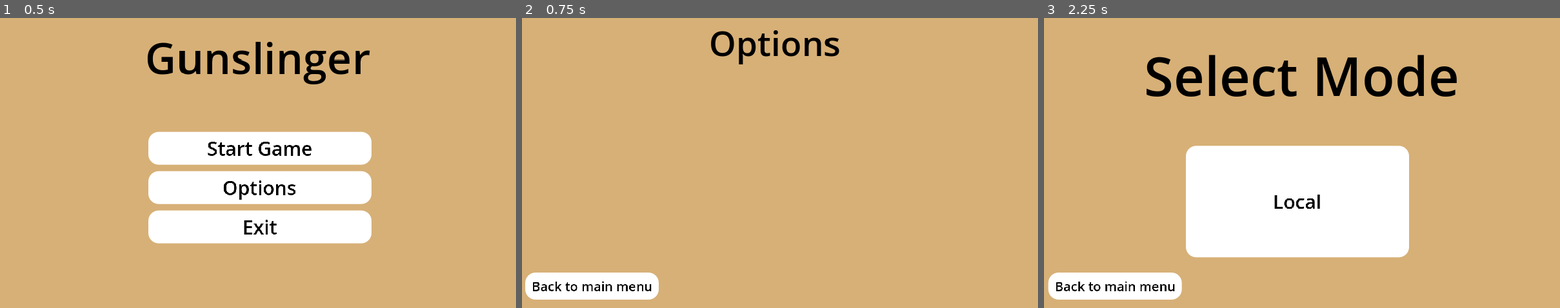
Above: before the commit, frames 1-3 (left to right).
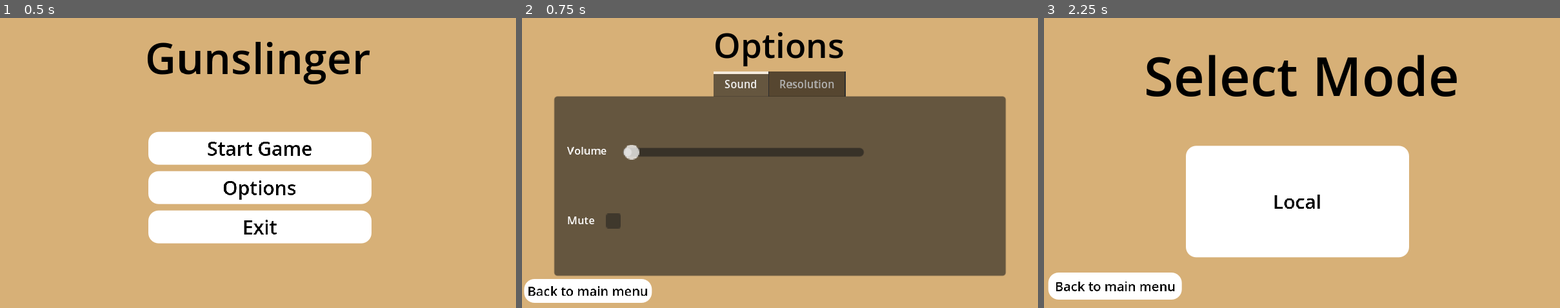
Above: after the commit, the same moments.

Repository: CodingMan275/gunslinger
Game: Godot game, scene res://main_menu/main_menu.tscn
Same seed, same stepped clock (60 frames per second), same inputs: the game is played once before the commit and once after it. The engine's default icon, where the game draws it, is replaced by a stand-in: a white triangle on a blue panel in a dark square.
Inputs:
- Up to frame 1 (0.5 s): no input
- Up to frame 2 (0.75 s): click "Options" at 0.5 s
- Up to frame 3 (2.25 s): click "Back to main menu" at 1.25 s; click "Start Game" at 2 s

Frame 1 is identical in both runs. In frame 2, 59% of the frame differs, in the area x 0-94%, y 4-99%; in frame 3, nothing differs.

Commit message:
Updated option screen & Background music

Diff:
--- a/main_menu/main_menu.tscn
+++ b/main_menu/main_menu.tscn
@@ -1,6 +1,7 @@
-[gd_scene load_steps=7 format=3 uid="uid://pblyho6utls1"]
+[gd_scene load_steps=8 format=3 uid="uid://pblyho6utls1"]
 
 [ext_resource type="Script" path="res://main_menu/main_menu.gd" id="1_a30og"]
+[ext_resource type="AudioStream" uid="uid://73gync2ngicf" path="res://main_menu/GunSlinger Menu.mp3" id="2_ret15"]
 
 [sub_resource type="StyleBoxFlat" id="StyleBoxFlat_tfxyd"]
 bg_color = Color(0.841237, 0.6895, 0.46809, 1)
@@ -123,6 +124,11 @@
 horizontal_alignment = 1
 vertical_alignment = 1
 
+[node name="AudioStreamPlayer" type="AudioStreamPlayer" parent="."]
+stream = ExtResource("2_ret15")
+volume_db = -20.0
+autoplay = true
+
 [connection signal="pressed" from="VBoxContainer/Start Button" to="." method="_on_start_button_pressed"]
 [connection signal="pressed" from="VBoxContainer/Options Button" to="." method="_on_options_button_pressed"]
 [connection signal="pressed" from="VBoxContainer/Exit Button" to="." method="_on_exit_button_pressed"]
--- a/main_menu/mode_selection_screen.tscn
+++ b/main_menu/mode_selection_screen.tscn
@@ -1,7 +1,8 @@
-[gd_scene load_steps=8 format=3 uid="uid://bcaeblbfexkia"]
+[gd_scene load_steps=9 format=3 uid="uid://bcaeblbfexkia"]
 
 [ext_resource type="Script" path="res://main_menu/mode_selection_screen.gd" id="1_1je3l"]
 [ext_resource type="PackedScene" uid="uid://cebcnc652bypc" path="res://main_menu/main_menu_back_button.tscn" id="2_8og0i"]
+[ext_resource type="AudioStream" uid="uid://73gync2ngicf" path="res://main_menu/GunSlinger Menu.mp3" id="3_w1s3b"]
 
 [sub_resource type="StyleBoxFlat" id="StyleBoxFlat_n660j"]
 bg_color = Color(0.841237, 0.6895, 0.46809, 1)
@@ -119,5 +120,10 @@
 offset_bottom = 279.0
 scale = Vector2(0.6, 0.6)
 
+[node name="AudioStreamPlayer" type="AudioStreamPlayer" parent="."]
+stream = ExtResource("3_w1s3b")
+volume_db = -20.0
+autoplay = true
+
 [connection signal="pressed" from="VBoxContainer/Local Button" to="." method="_on_local_button_pressed"]
 [connection signal="pressed" from="VBoxContainer/Online Button" to="." method="_on_online_button_pressed"]
--- a/main_menu/options_menu.tscn
+++ b/main_menu/options_menu.tscn
@@ -1,7 +1,9 @@
-[gd_scene load_steps=4 format=3 uid="uid://d0ncmr5j7hrug"]
+[gd_scene load_steps=6 format=3 uid="uid://d0ncmr5j7hrug"]
 
 [ext_resource type="PackedScene" uid="uid://cebcnc652bypc" path="res://main_menu/main_menu_back_button.tscn" id="1_iekfw"]
+[ext_resource type="PackedScene" uid="uid://dx8bf3sg52wqi" path="res://main_menu/options_tab_container.tscn" id="1_pldix"]
 [ext_resource type="PackedScene" uid="uid://hj83ai4o2o5m" path="res://debug_screen/Back_to_Debug_Menu.tscn" id="2_no4dn"]
+[ext_resource type="AudioStream" uid="uid://73gync2ngicf" path="res://main_menu/GunSlinger Menu.mp3" id="3_uqikf"]
 
 [sub_resource type="StyleBoxFlat" id="StyleBoxFlat_epbcj"]
 bg_color = Color(0.841237, 0.6895, 0.46809, 1)
@@ -25,22 +27,37 @@
 
 [node name="Label" type="Label" parent="."]
 layout_mode = 2
-offset_left = 155.0
-offset_top = 1.0
-offset_right = 317.0
-offset_bottom = 46.0
+offset_left = 12.0
+offset_top = 3.0
+offset_right = 468.0
+offset_bottom = 48.0
 theme_override_colors/font_color = Color(0, 0, 0, 1)
 theme_override_font_sizes/font_size = 32
 text = "Options"
 horizontal_alignment = 1
 vertical_alignment = 1
 
+[node name="MarginContainer" type="MarginContainer" parent="."]
+layout_mode = 1
+anchors_preset = 15
+anchor_right = 1.0
+anchor_bottom = 1.0
+grow_horizontal = 2
+grow_vertical = 2
+
+[node name="VBoxContainer" type="VBoxContainer" parent="MarginContainer"]
+layout_mode = 2
+
+[node name="OptionsTabContainer" parent="MarginContainer/VBoxContainer" instance=ExtResource("1_pldix")]
+layout_mode = 2
+size_flags_vertical = 3
+
 [node name="Main Menu Back Button" parent="." instance=ExtResource("1_iekfw")]
 layout_mode = 0
-offset_left = 3.0
-offset_top = 237.0
-offset_right = 210.0
-offset_bottom = 279.0
+offset_left = 2.0
+offset_top = 243.0
+offset_right = 200.0
+offset_bottom = 280.0
 scale = Vector2(0.6, 0.6)
 
 [node name="BackToDebugMenu" parent="." instance=ExtResource("2_no4dn")]
@@ -50,3 +67,8 @@
 offset_top = 230.0
 offset_right = -6.0
 offset_bottom = -5.0
+
+[node name="AudioStreamPlayer" type="AudioStreamPlayer" parent="."]
+stream = ExtResource("3_uqikf")
+volume_db = -20.0
+autoplay = true
--- /dev/null
+++ b/main_menu/options_tab_container.gd
@@ -0,0 +1,20 @@
+extends Control
+
+
+
+func _on_h_slider_value_changed(value):
+	AudioServer.set_bus_volume_db(0,value/5)
+
+
+func _on_check_box_toggled(toggled_on):
+	AudioServer.set_bus_mute(0,toggled_on)
+
+
+
+
+func _on_1280_x_720_resolution_button_pressed():
+	DisplayServer.window_set_size(Vector2i(1280,720))
+
+
+func _on_1920_x_1080_resolution_button_2_pressed():
+	DisplayServer.window_set_size(Vector2i(1920,1080))
--- /dev/null
+++ b/main_menu/options_tab_container.tscn
@@ -0,0 +1,151 @@
+[gd_scene load_steps=6 format=3 uid="uid://dx8bf3sg52wqi"]
+
+[ext_resource type="Script" path="res://main_menu/options_tab_container.gd" id="1_ebxan"]
+
+[sub_resource type="StyleBoxEmpty" id="StyleBoxEmpty_svled"]
+
+[sub_resource type="StyleBoxFlat" id="StyleBoxFlat_2xn5o"]
+bg_color = Color(0.621524, 0.621524, 0.621524, 1)
+corner_radius_top_left = 16
+corner_radius_top_right = 16
+corner_radius_bottom_right = 16
+corner_radius_bottom_left = 16
+
+[sub_resource type="StyleBoxFlat" id="StyleBoxFlat_ubcl5"]
+bg_color = Color(0.621524, 0.621524, 0.621524, 1)
+corner_radius_top_left = 16
+corner_radius_top_right = 16
+corner_radius_bottom_right = 16
+corner_radius_bottom_left = 16
+
+[sub_resource type="StyleBoxFlat" id="StyleBoxFlat_jhamk"]
+bg_color = Color(1, 1, 1, 1)
+corner_radius_top_left = 16
+corner_radius_top_right = 16
+corner_radius_bottom_right = 16
+corner_radius_bottom_left = 16
+
+[node name="OptionsTabContainer" type="Control"]
+layout_mode = 3
+anchors_preset = 15
+anchor_right = 1.0
+anchor_bottom = 1.0
+grow_horizontal = 2
+grow_vertical = 2
+script = ExtResource("1_ebxan")
+
+[node name="TabContainer" type="TabContainer" parent="."]
+layout_mode = 1
+anchors_preset = -1
+anchor_right = 1.0
+anchor_bottom = 1.0
+offset_left = 30.0
+offset_top = 50.0
+offset_right = -30.0
+offset_bottom = -30.0
+grow_horizontal = 2
+grow_vertical = 2
+theme_override_font_sizes/font_size = 10
+tab_alignment = 1
+current_tab = 1
+
+[node name="Sound" type="TabBar" parent="TabContainer"]
+visible = false
+layout_mode = 2
+metadata/_tab_index = 0
+
+[node name="MarginContainer" type="MarginContainer" parent="TabContainer/Sound"]
+layout_mode = 1
+anchors_preset = 15
+anchor_right = 1.0
+anchor_bottom = 1.0
+grow_horizontal = 2
+grow_vertical = 2
+theme_override_constants/margin_left = 12
+theme_override_constants/margin_top = 12
+theme_override_constants/margin_right = 12
+theme_override_constants/margin_bottom = 12
+
+[node name="VBoxContainer" type="VBoxContainer" parent="TabContainer/Sound/MarginContainer"]
+layout_mode = 2
+theme_override_constants/separation = 50
+alignment = 1
+
+[node name="Volume" type="Label" parent="TabContainer/Sound/MarginContainer/VBoxContainer"]
+layout_mode = 2
+theme_override_font_sizes/font_size = 10
+text = "Volume"
+
+[node name="HSlider" type="HSlider" parent="TabContainer/Sound/MarginContainer/VBoxContainer/Volume"]
+layout_mode = 0
+offset_left = 52.0
+offset_top = 1.0
+offset_right = 276.0
+offset_bottom = 17.0
+
+[node name="Mute" type="Label" parent="TabContainer/Sound/MarginContainer/VBoxContainer"]
+layout_mode = 2
+theme_override_font_sizes/font_size = 10
+text = "Mute
+"
+
+[node name="CheckBox" type="CheckBox" parent="TabContainer/Sound/MarginContainer/VBoxContainer/Mute"]
+layout_mode = 0
+offset_left = 31.0
+offset_top = -4.0
+offset_right = 55.0
+offset_bottom = 20.0
+
+[node name="Resolution" type="TabBar" parent="TabContainer"]
+layout_mode = 2
+metadata/_tab_index = 1
+
+[node name="MarginContainer" type="MarginContainer" parent="TabContainer/Resolution"]
+layout_mode = 1
+anchors_preset = 15
+anchor_right = 1.0
+anchor_bottom = 1.0
+grow_horizontal = 2
+grow_vertical = 2
+theme_override_constants/margin_left = 12
+theme_override_constants/margin_top = 12
+theme_override_constants/margin_right = 12
+theme_override_constants/margin_bottom = 12
+
+[node name="VBoxContainer" type="VBoxContainer" parent="TabContainer/Resolution/MarginContainer"]
+layout_mode = 2
+theme_override_constants/separation = 40
+alignment = 1
+
+[node name="1280x720 Resolution Button" type="Button" parent="TabContainer/Resolution/MarginContainer/VBoxContainer"]
+layout_mode = 2
+size_flags_vertical = 3
+theme_override_colors/font_hover_color = Color(0, 0, 0, 1)
+theme_override_colors/font_pressed_color = Color(0, 0, 0, 1)
+theme_override_colors/font_focus_color = Color(0, 0, 0, 1)
+theme_override_colors/font_color = Color(0, 0, 0, 1)
+theme_override_font_sizes/font_size = 20
+theme_override_styles/focus = SubResource("StyleBoxEmpty_svled")
+theme_override_styles/hover = SubResource("StyleBoxFlat_2xn5o")
+theme_override_styles/pressed = SubResource("StyleBoxFlat_ubcl5")
+theme_override_styles/normal = SubResource("StyleBoxFlat_jhamk")
+text = "1280 x 720"
+
+[node name="1920x1080 Resolution Button2" type="Button" parent="TabContainer/Resolution/MarginContainer/VBoxContainer"]
+layout_mode = 2
+size_flags_vertical = 3
+theme_override_colors/font_hover_color = Color(0, 0, 0, 1)
+theme_override_colors/font_pressed_color = Color(0, 0, 0, 1)
+theme_override_colors/font_focus_color = Color(0, 0, 0, 1)
+theme_override_colors/font_color = Color(0, 0, 0, 1)
+theme_override_font_sizes/font_size = 20
+theme_override_styles/focus = SubResource("StyleBoxEmpty_svled")
+theme_override_styles/hover = SubResource("StyleBoxFlat_2xn5o")
+theme_override_styles/pressed = SubResource("StyleBoxFlat_ubcl5")
+theme_override_styles/normal = SubResource("StyleBoxFlat_jhamk")
+text = "1920 x 1080"
+
+[connection signal="value_changed" from="TabContainer/Sound/MarginContainer/VBoxContainer/Volume/HSlider" to="." method="_on_h_slider_value_changed"]
+[connection signal="toggled" from="TabContainer/Sound/MarginContainer/VBoxContainer/Mute/CheckBox" to="." method="_on_check_box_toggled"]
+[connection signal="pressed" from="TabContainer/Resolution/MarginContainer/VBoxContainer/1280x720 Resolution Button" to="." method="_on_1280_x_720_resolution_button_pressed"]
+[connection signal="pressed" from="TabContainer/Resolution/MarginContainer/VBoxContainer/1920x1080 Resolution Button2" to="." method="_on_1920_x_1080_resolution_button_2_pressed"]
Not shown, added: main_menu/GunSlinger Menu.mp3.import
Not shown, added: main_menu/GunSlinger Menu.mp3
